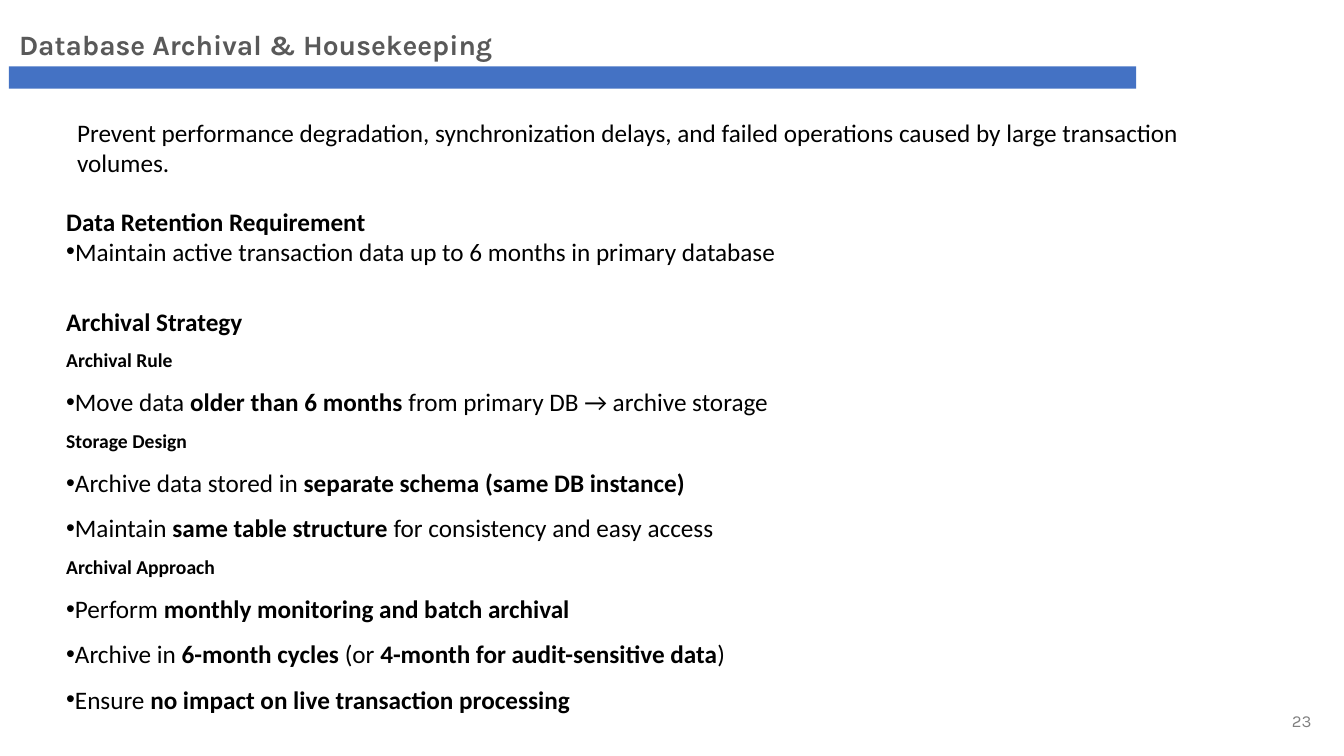
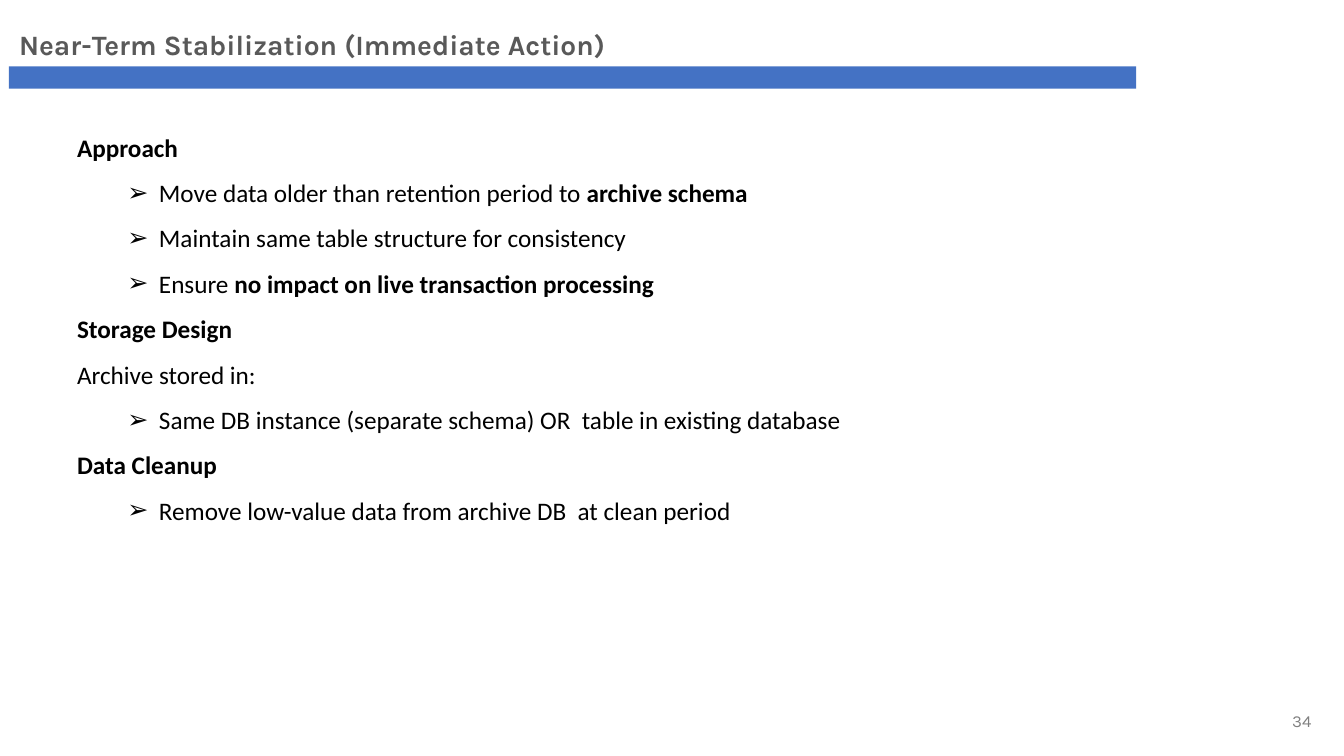
Before and after one commit to phyothuhan26/MySolutions, a slide deck: slide 34 of GandG_YPS/Presentation/G&G_Revamp_ARB.pptx (slide 23 before the commit). Drawn at 1344x756 pixels with LibreOffice and Linux fonts; fonts in the diff are those of the drawing; background and template pictures are left out. Boxes give left, top, right and bottom in pixels: in the first picture for what was removed or moved away, otherwise in the second. Text is boxed around its words. In the diff, an @@ line names an element or a change of style, - is before the commit and + after.

```diff
--- a/GandG_YPS/Presentation/G&G_Revamp_ARB.pptx
+++ b/GandG_YPS/Presentation/G&G_Revamp_ARB.pptx
@@ text at (19,34,605,58): text changed @@
-Database Archival & Housekeeping
+Near-Term Stabilization (Immediate Action)
@@ text removed at (77,124,1177,173) @@
-Prevent performance degradation, synchronization delays, and failed operations caused by large transaction volumes.
@@ text added at (77,139,840,524), 18 pt, text #000000 @@
+Approach
+  ➢ Move data older than retention period to archive schema
+  ➢ Maintain same table structure for consistency
+  ➢ Ensure no impact on live transaction processing
+Storage Design
+Archive stored in:
+  ➢ Same DB instance (separate schema) OR table in existing database
+Data Cleanup
+  ➢ Remove low-value data from archive DB at clean period
@@ text removed at (66,213,775,265) @@
-Data Retention Requirement
-• Maintain active transaction data up to 6 months in primary database
@@ text removed at (66,313,767,714) @@
-Archival Strategy
-Archival Rule
-• Move data older than 6 months from primary DB → archive storage
-Storage Design
-• Archive data stored in separate schema (same DB instance)
-• Maintain same table structure for consistency and easy access
-Archival Approach
-• Perform monthly monitoring and batch archival
-• Archive in 6-month cycles (or 4-month for audit-sensitive data)
-• Ensure no impact on live transaction processing
@@ page number at (1292,716,1311,727): text changed @@
-23
+34
```
Also in this commit, not shown: 17 other slides changed, 15 slides added, 6 slides removed, 11 other files.
